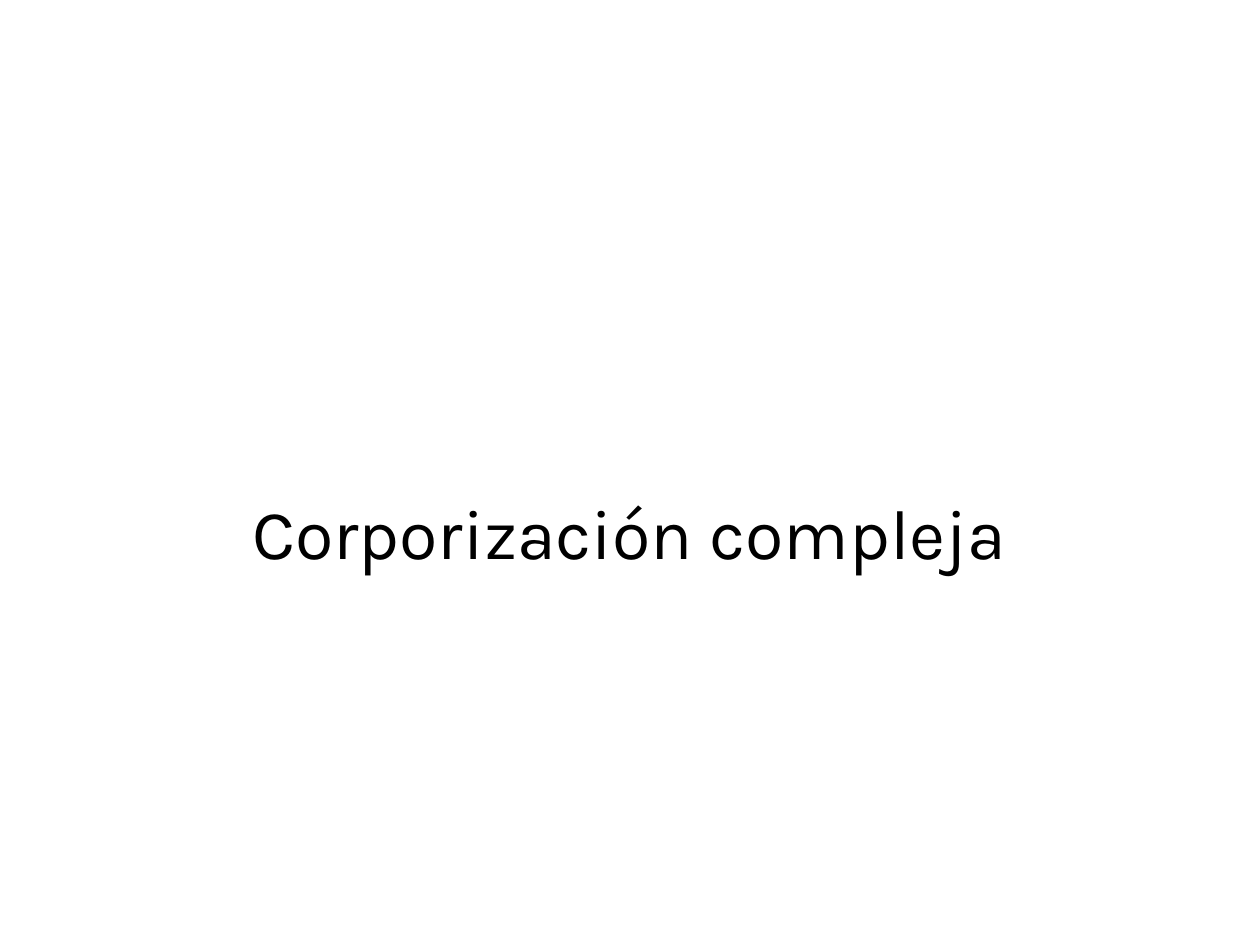
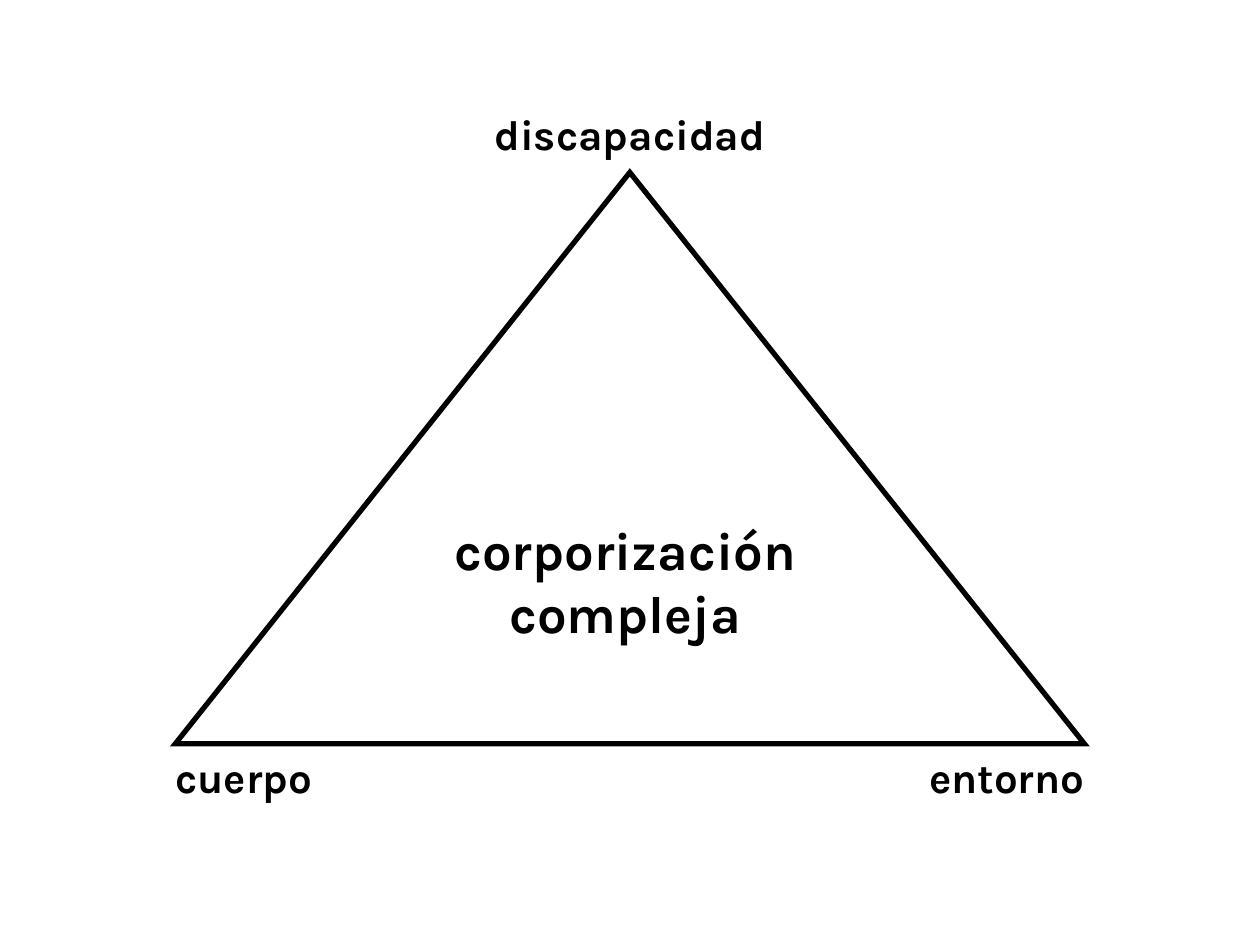
Before and after one commit to adapar-presentations/coloquio-3, a slide deck: slide 4 of powerpoint/tres-lemas.pptx. Drawn at 1260x945 pixels with LibreOffice and Linux fonts; fonts in the diff are those of the drawing. Boxes give left, top, right and bottom in pixels: in the first picture for what was removed or moved away, otherwise in the second. Text is boxed around its words. In the diff, an @@ line names an element or a change of style, - is before the commit and + after.

```diff
--- a/powerpoint/tres-lemas.pptx
+++ b/powerpoint/tres-lemas.pptx
@@ text added at bbox=[494, 120, 765, 160], 24 pt, text #000000, bold @@
+discapacidad
@@ triangle added at bbox=[175, 173, 1084, 743], fill #FFFFFF, outline #000000 3 pt @@
@@ text "corporización" at bbox=[454, 529, 796, 645]: vertical alignment bottom to top @@
@@ text at bbox=[454, 529, 796, 645]: text changed; size 40 to 30 pt; bold on @@
-Corporización compleja
+corporización
+compleja
@@ text added at bbox=[175, 772, 312, 803], 24 pt, text #000000, bold @@
+cuerpo
@@ text added at bbox=[929, 767, 1084, 794], 24 pt, text #000000, bold @@
+entorno
```
Also in this commit, not shown: 3 other slides changed, 11 slides added, 11 slides removed.
